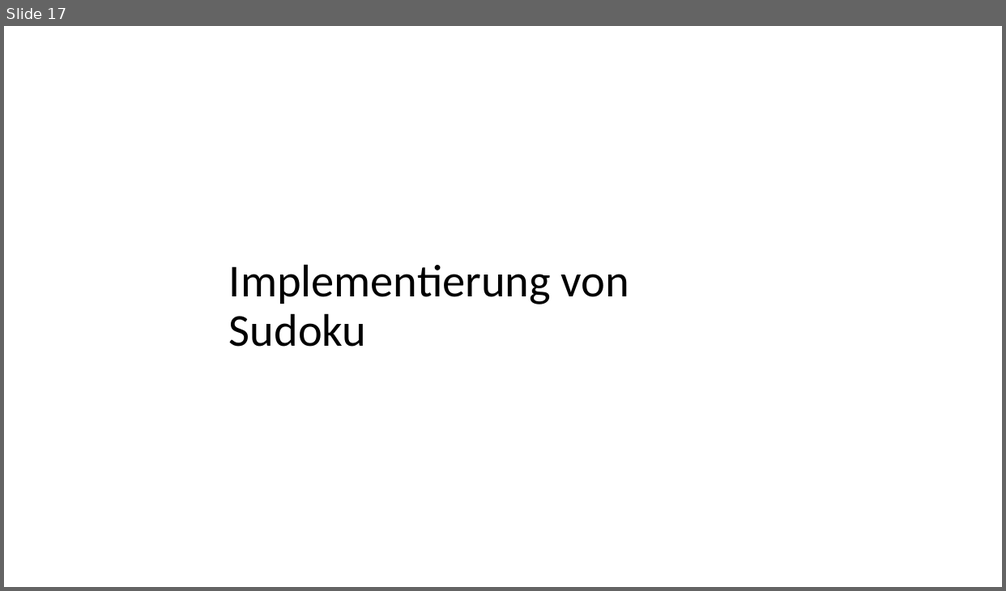
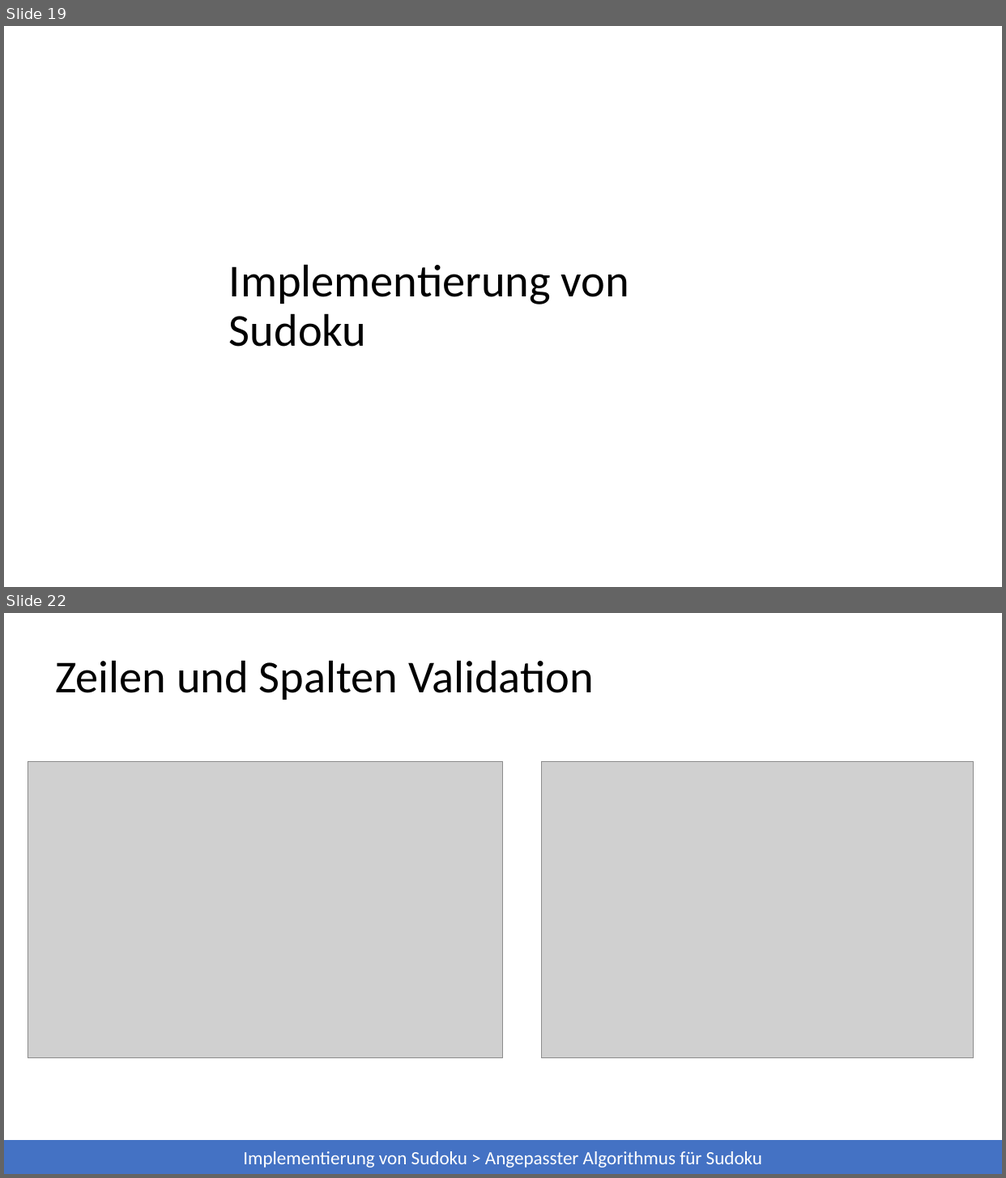
Before and after one commit to 7rebux/backtracking, a slide deck: _presentation/main.pptx. Shown one above the other, each under a label of ours: slide 17 before the commit, slides 19 and 22 after it; the slides between them are not shown. The pictures are 1006x591 and 1006x1178 pixels, drawn with LibreOffice and Linux fonts; fonts in the diff are those of the drawing; grey boxes stand for pictures. Boxes give left, top, right and bottom in pixels: in the first picture for what was removed or moved away, otherwise in the second. Text is boxed around its words. In the diff, an @@ line names an element or a change of style, - is before the commit and + after.

```diff
--- a/_presentation/main.pptx
+++ b/_presentation/main.pptx
@@ slide 22 added at (4, 613, 1002, 1174), background #FFFFFF @@
@@ title added at (55, 660, 594, 700), 44 pt, text #000000 @@
+Zeilen und Spalten Validation
@@ picture added at (28, 761, 503, 1059) @@
@@ picture added at (542, 761, 974, 1059) @@
@@ rectangle added at (4, 1141, 1002, 1174), fill #4472C4, 18 pt, text #FFFFFF @@
+Implementierung von Sudoku > Angepasster Algorithmus für Sudoku
@@ what was slide 17 is now slide 19 @@
```
Also in this commit, not shown: 7 slides changed, 8 other slides added, 8 other files.
